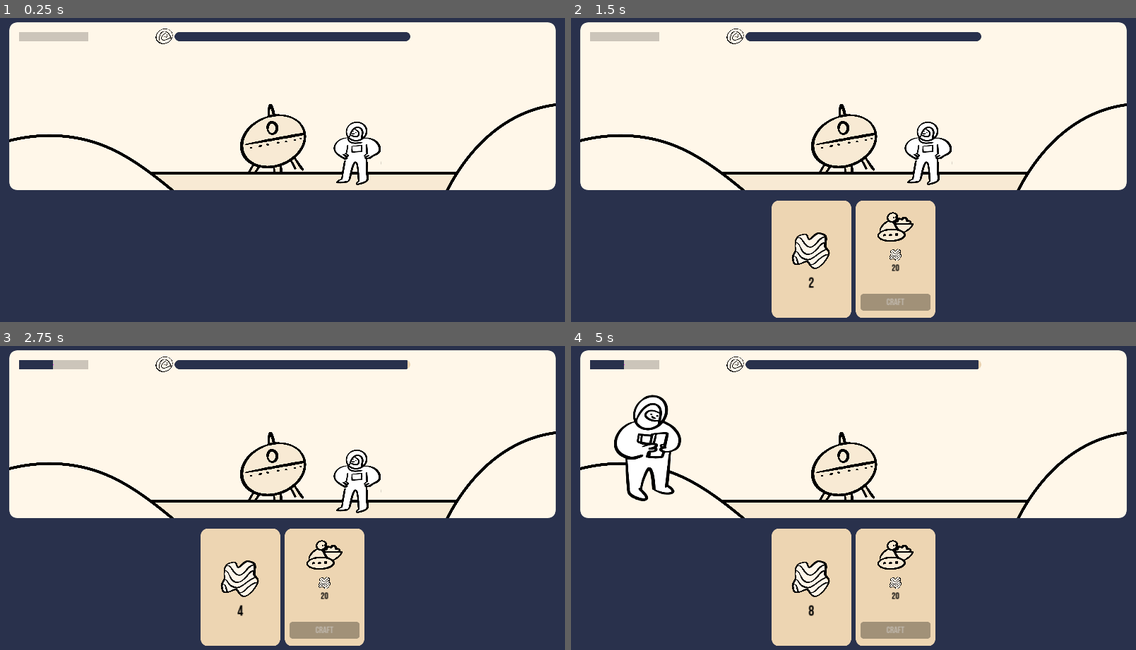
Above: before the commit, frames 1-4 (two rows, left to right).
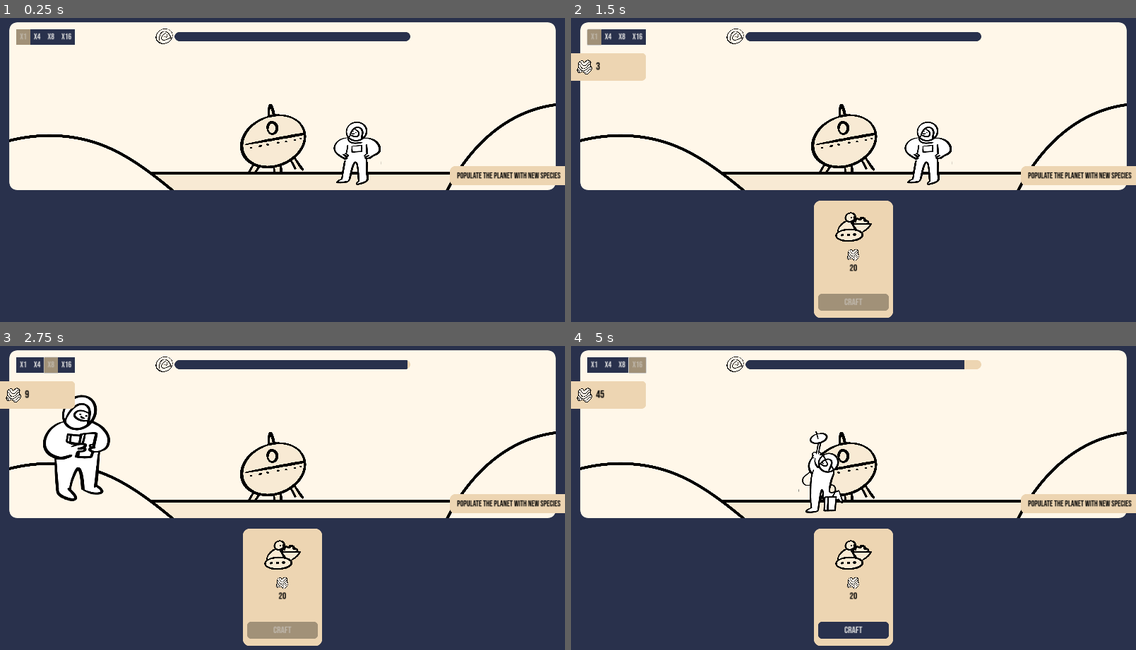
Above: after the commit, the same moments.

Repository: OIIOIIOI/gwj-77
Game: Godot game, scene res://scenes/main/main.tscn
Two runs of this game, one before a commit and one after it. Both use one fixed random seed, a clock stepped at 60 frames per second and the inputs below.
Inputs (mouse positions are in pixels of both pictures, inside the frame that each line leads up to):
- Up to frame 1 (0.25 s): no input
- Up to frame 2 (1.5 s): click (610, 36) at 0.5 s, where only the run after the commit has a clickable "x4"; click (593, 36) at 1.25 s, where only the run after the commit has a clickable "x1"
- Up to frame 3 (2.75 s): click (50, 364) at 2 s, where only the run after the commit has a clickable "x8"
- Up to frame 4 (5 s): click (638, 364) at 2.75 s, where only the run after the commit has a clickable "x16"; tap Enter at 3.5 s; move the mouse to (977, 482) at 3.52 s; hold Up (ui_up) 3.53-4.25 s; tap O at 3.6 s; click (977, 482) at 3.67 s; drag from (740, 516) to (825, 561) at 4.27 s

The runs differ from the first frame. In frame 1, 1.9% of the frame differs, in the area x 2-100%, y 3-55%; in frame 2, 10%; in frame 3, 12%; in frame 4, 12%, in the area x 0-100%, y 3-99%.

Commit message:
new resource tabs, time scale buttons, building sprite

Diff:
--- a/assets/ui/theme.tres
+++ b/assets/ui/theme.tres
@@ -105,6 +105,41 @@
 [sub_resource type="StyleBoxFlat" id="StyleBoxFlat_mphmr"]
 bg_color = Color(1, 1, 1, 1)
 
+[sub_resource type="StyleBoxFlat" id="StyleBoxFlat_oxr6d"]
+content_margin_left = 12.0
+content_margin_top = 8.0
+content_margin_right = 12.0
+content_margin_bottom = 8.0
+bg_color = Color(0.631373, 0.568627, 0.470588, 1)
+
+[sub_resource type="StyleBoxFlat" id="StyleBoxFlat_a4nmv"]
+content_margin_left = 12.0
+content_margin_top = 8.0
+content_margin_right = 12.0
+content_margin_bottom = 8.0
+bg_color = Color(0.215686, 0.258824, 0.4, 1)
+
+[sub_resource type="StyleBoxFlat" id="StyleBoxFlat_itcxv"]
+content_margin_left = 12.0
+content_margin_top = 8.0
+content_margin_right = 12.0
+content_margin_bottom = 8.0
+bg_color = Color(0.109804, 0.129412, 0.2, 1)
+
+[sub_resource type="StyleBoxFlat" id="StyleBoxFlat_fm0ib"]
+content_margin_left = 12.0
+content_margin_top = 8.0
+content_margin_right = 12.0
+content_margin_bottom = 8.0
+bg_color = Color(0.160784, 0.192157, 0.298039, 1)
+
+[sub_resource type="StyleBoxFlat" id="StyleBoxFlat_yme11"]
+content_margin_left = 12.0
+content_margin_top = 8.0
+content_margin_right = 12.0
+content_margin_bottom = 8.0
+bg_color = Color(0.109804, 0.129412, 0.2, 1)
+
 [resource]
 default_font = ExtResource("1_0qpq7")
 default_font_size = 32
@@ -129,3 +164,10 @@
 ProgressBar/styles/background = SubResource("StyleBoxFlat_7tggf")
 ProgressBar/styles/fill = SubResource("StyleBoxFlat_mphmr")
 RichTextLabel/colors/default_color = Color(0, 0, 0, 1)
+SmallButton/base_type = &"Button"
+SmallButton/font_sizes/font_size = 28
+SmallButton/styles/disabled = SubResource("StyleBoxFlat_oxr6d")
+SmallButton/styles/hover = SubResource("StyleBoxFlat_a4nmv")
+SmallButton/styles/hover_pressed = SubResource("StyleBoxFlat_itcxv")
+SmallButton/styles/normal = SubResource("StyleBoxFlat_fm0ib")
+SmallButton/styles/pressed = SubResource("StyleBoxFlat_yme11")
--- a/resources/modules/dna_splicer.tres
+++ b/resources/modules/dna_splicer.tres
@@ -1,6 +1,7 @@
-[gd_resource type="Resource" script_class="ModuleData" load_steps=15 format=3 uid="uid://j4jfpjjx8ttl"]
+[gd_resource type="Resource" script_class="ModuleData" load_steps=16 format=3 uid="uid://j4jfpjjx8ttl"]
 
 [ext_resource type="Script" path="res://resources/recipes/module_production.gd" id="1_4pkud"]
+[ext_resource type="Texture2D" uid="uid://64u1ddihdefs" path="res://assets/icons/dna_splicer.png" id="2_so05i"]
 [ext_resource type="Script" path="res://resources/recipes/recipe.gd" id="2_stott"]
 [ext_resource type="Resource" uid="uid://xcrnr582vi1u" path="res://resources/recipes/produce_species_aaa.tres" id="3_27jks"]
 [ext_resource type="Script" path="res://resources/modules/module.gd" id="3_ayj5o"]
@@ -19,6 +20,7 @@
 script = ExtResource("3_ayj5o")
 name = "DNA Splicer"
 scene = ExtResource("3_yxla3")
+icon = ExtResource("2_so05i")
 available_from_start = false
 upgradable = false
 default_production = Array[ExtResource("1_4pkud")]([])
--- a/scenes/TESTS/test_ui.gd
+++ /dev/null
@@ -1,14 +0,0 @@
-extends CanvasLayer
-
-
-@onready var h_slider: HSlider = $MarginContainer/HSlider
-
-
-func _ready() -> void:
-	on_slider_value_changed(h_slider.value)
-
-	h_slider.value_changed.connect(on_slider_value_changed)
-
-
-func on_slider_value_changed(value: float) -> void:
-	Engine.time_scale = h_slider.value
--- a/scenes/TESTS/test_ui.tscn
+++ /dev/null
@@ -1,23 +0,0 @@
-[gd_scene load_steps=3 format=3 uid="uid://chyubqsufarwa"]
-
-[ext_resource type="Script" path="res://scenes/TESTS/test_ui.gd" id="1_f7umh"]
-[ext_resource type="Theme" uid="uid://jil4di7vynr5" path="res://assets/ui/theme.tres" id="2_n2vl6"]
-
-[node name="ResourcesUI" type="CanvasLayer"]
-script = ExtResource("1_f7umh")
-
-[node name="MarginContainer" type="MarginContainer" parent="."]
-custom_minimum_size = Vector2(300, 100)
-offset_right = 300.0
-offset_bottom = 100.0
-theme = ExtResource("2_n2vl6")
-theme_override_constants/margin_left = 64
-theme_override_constants/margin_top = 64
-theme_override_constants/margin_right = 0
-theme_override_constants/margin_bottom = 0
-
-[node name="HSlider" type="HSlider" parent="MarginContainer"]
-layout_mode = 2
-min_value = 1.0
-max_value = 3.0
-value = 1.0
--- a/scenes/main/main.tscn
+++ b/scenes/main/main.tscn
@@ -1,14 +1,16 @@
-[gd_scene load_steps=11 format=3 uid="uid://b4qox24w13h87"]
+[gd_scene load_steps=13 format=3 uid="uid://b4qox24w13h87"]
 
 [ext_resource type="Script" path="res://scenes/main/main.gd" id="1_trb2y"]
-[ext_resource type="PackedScene" uid="uid://chyubqsufarwa" path="res://scenes/TESTS/test_ui.tscn" id="2_63hjy"]
 [ext_resource type="Texture2D" uid="uid://dd847hd74ak80" path="res://assets/misc/hills.png" id="3_qhw5a"]
 [ext_resource type="Texture2D" uid="uid://by4wt4sme5aqx" path="res://assets/ui/rect_50x50.png" id="4_l3akm"]
 [ext_resource type="PackedScene" uid="uid://rew64mf6uycr" path="res://scenes/ui/health_bar/health_bar.tscn" id="6_4sro1"]
 [ext_resource type="Theme" uid="uid://jil4di7vynr5" path="res://assets/ui/theme.tres" id="6_448d0"]
 [ext_resource type="PackedScene" uid="uid://bejwlo812r714" path="res://scenes/biologist/biologist.tscn" id="7_4vkud"]
 [ext_resource type="PackedScene" uid="uid://cy4xsq0b27oqo" path="res://scenes/ui/cards/cards_container.tscn" id="8_3ex6m"]
+[ext_resource type="Script" path="res://scenes/ui/resource_tab/resource_tabs_container.gd" id="9_6bf6o"]
+[ext_resource type="PackedScene" uid="uid://gep7ajcfthfc" path="res://scenes/ui/time_scale_button.tscn" id="9_av7w5"]
 [ext_resource type="Texture2D" uid="uid://caxj0ype111he" path="res://assets/ui/scene_mask.png" id="9_vab28"]
+[ext_resource type="PackedScene" uid="uid://k23hcelpn6gy" path="res://scenes/ui/success_tab/success_tab.tscn" id="11_ii8k5"]
 
 [sub_resource type="PlaceholderTexture2D" id="PlaceholderTexture2D_6h5n2"]
 size = Vector2(1920, 10)
@@ -56,7 +58,7 @@
 mouse_filter = 2
 texture = ExtResource("9_vab28")
 
-[node name="MarginContainer" type="MarginContainer" parent="UI"]
+[node name="HealthContainer" type="MarginContainer" parent="UI"]
 anchors_preset = 15
 anchor_right = 1.0
 anchor_bottom = 1.0
@@ -68,12 +70,12 @@
 theme_override_constants/margin_right = 32
 theme_override_constants/margin_bottom = 32
 
-[node name="HealthBar" parent="UI/MarginContainer" instance=ExtResource("6_4sro1")]
+[node name="HealthBar" parent="UI/HealthContainer" instance=ExtResource("6_4sro1")]
 layout_mode = 2
 size_flags_horizontal = 4
 size_flags_vertical = 0
 
-[node name="MarginContainer2" type="MarginContainer" parent="UI"]
+[node name="BottomContainer" type="MarginContainer" parent="UI"]
 anchors_preset = 12
 anchor_top = 1.0
 anchor_right = 1.0
@@ -86,15 +88,79 @@
 theme_override_constants/margin_right = 0
 theme_override_constants/margin_bottom = 32
 
-[node name="ScrollContainer" type="ScrollContainer" parent="UI/MarginContainer2"]
+[node name="ScrollContainer" type="ScrollContainer" parent="UI/BottomContainer"]
 custom_minimum_size = Vector2(1920, 410)
 layout_mode = 2
 size_flags_horizontal = 4
 size_flags_vertical = 8
 vertical_scroll_mode = 0
 
-[node name="CardsContainer" parent="UI/MarginContainer2/ScrollContainer" node_paths=PackedStringArray("scroll_parent") instance=ExtResource("8_3ex6m")]
+[node name="CardsContainer" parent="UI/BottomContainer/ScrollContainer" node_paths=PackedStringArray("scroll_parent") instance=ExtResource("8_3ex6m")]
 layout_mode = 2
 scroll_parent = NodePath("..")
 
-[node name="Debug" parent="." instance=ExtResource("2_63hjy")]
+[node name="TabsContainer" type="MarginContainer" parent="UI"]
+offset_right = 40.0
+offset_bottom = 40.0
+theme = ExtResource("6_448d0")
+theme_override_constants/margin_left = -16
+theme_override_constants/margin_top = 0
+
+[node name="VBoxContainer" type="VBoxContainer" parent="UI/TabsContainer"]
+layout_mode = 2
+
+[node name="MarginContainer" type="MarginContainer" parent="UI/TabsContainer/VBoxContainer"]
+layout_mode = 2
+theme_override_constants/margin_left = 72
+theme_override_constants/margin_top = 56
+theme_override_constants/margin_right = 0
+theme_override_constants/margin_bottom = 24
+
+[node name="HBoxContainer" type="HBoxContainer" parent="UI/TabsContainer/VBoxContainer/MarginContainer"]
+layout_mode = 2
+theme_override_constants/separation = 0
+
+[node name="Button" parent="UI/TabsContainer/VBoxContainer/MarginContainer/HBoxContainer" groups=["time_scale_buttons"] instance=ExtResource("9_av7w5")]
+layout_mode = 2
+disabled = true
+text = "x0"
+
+[node name="Button2" parent="UI/TabsContainer/VBoxContainer/MarginContainer/HBoxContainer" groups=["time_scale_buttons"] instance=ExtResource("9_av7w5")]
+layout_mode = 2
+text = "x0"
+time_scale = 4.0
+
+[node name="Button3" parent="UI/TabsContainer/VBoxContainer/MarginContainer/HBoxContainer" groups=["time_scale_buttons"] instance=ExtResource("9_av7w5")]
+layout_mode = 2
+text = "x0"
+time_scale = 8.0
+
+[node name="Button4" parent="UI/TabsContainer/VBoxContainer/MarginContainer/HBoxContainer" groups=["time_scale_buttons"] instance=ExtResource("9_av7w5")]
+layout_mode = 2
+text = "x0"
+time_scale = 16.0
+
+[node name="ResourceTabsContainer" type="VBoxContainer" parent="UI/TabsContainer/VBoxContainer"]
+layout_mode = 2
+theme_override_constants/separation = 8
+script = ExtResource("9_6bf6o")
+
+[node name="MarginContainer" type="MarginContainer" parent="UI"]
+custom_minimum_size = Vector2(1200, 602)
+anchors_preset = 1
+anchor_left = 1.0
+anchor_right = 1.0
+offset_left = -40.0
+offset_bottom = 40.0
+grow_horizontal = 0
+theme_override_constants/margin_left = 0
+theme_override_constants/margin_top = 64
+theme_override_constants/margin_right = -16
+theme_override_constants/margin_bottom = 16
+
+[node name="VBoxContainer" type="VBoxContainer" parent="UI/MarginContainer"]
+layout_mode = 2
+alignment = 2
+
+[node name="SuccessTab" parent="UI/MarginContainer/VBoxContainer" instance=ExtResource("11_ii8k5")]
+layout_mode = 2
--- a/scenes/modules/dna_splicer/dna_splicer.tscn
+++ b/scenes/modules/dna_splicer/dna_splicer.tscn
@@ -1,17 +1,15 @@
 [gd_scene load_steps=3 format=3 uid="uid://cxeonessghck0"]
 
 [ext_resource type="Script" path="res://scenes/modules/dna_splicer/dna_splicer.gd" id="1_424w2"]
-
-[sub_resource type="PlaceholderTexture2D" id="PlaceholderTexture2D_qlbgp"]
-size = Vector2(360, 500)
+[ext_resource type="Texture2D" uid="uid://d3xt3mmvt8mjn" path="res://assets/modules/dna_splicer.png" id="2_dwrsj"]
 
 [node name="DNASplicer" type="Node2D"]
 script = ExtResource("1_424w2")
 
 [node name="Sprite2D" type="Sprite2D" parent="."]
-position = Vector2(-445, -125)
+position = Vector2(-445, -104)
 scale = Vector2(0.5, 0.5)
-texture = SubResource("PlaceholderTexture2D_qlbgp")
+texture = ExtResource("2_dwrsj")
 
 [node name="CoreMarker" type="Marker2D" parent="."]
 unique_name_in_owner = true
--- a/scenes/ui/cards/cards_container.gd
+++ b/scenes/ui/cards/cards_container.gd
@@ -2,28 +2,28 @@
 extends HBoxContainer
 
 
-const SCENE_RESOURCE_CARD = preload("res://scenes/ui/cards/resource_card.tscn")
+#const SCENE_RESOURCE_CARD = preload("res://scenes/ui/cards/resource_card.tscn")
 const SCENE_RECIPE_CARD = preload("res://scenes/ui/cards/recipe_card.tscn")
-const BASIC_RESOURCE_HEALTH = preload("res://resources/basic_resources/basic_resource_health.tres")
+#const BASIC_RESOURCE_HEALTH = preload("res://resources/basic_resources/basic_resource_health.tres")
 
 
 @export var scroll_parent: ScrollContainer
 
 
 func _ready() -> void:
-	GameEvents.new_game_resource_updated.connect(on_new_game_resource_updated)
+	#GameEvents.new_game_resource_updated.connect(on_new_game_resource_updated)
 	GameEvents.recipe_unlocked.connect(on_recipe_unlocked)
 
 
-func on_new_game_resource_updated(resource: GameResourceData, _new_quantity: int) -> void:
-	if !resource is BasicResourceData || resource == BASIC_RESOURCE_HEALTH:
-		return
-
-	var card = SCENE_RESOURCE_CARD.instantiate() as ResourceCard
-	add_child(card)
-	card.set_target_resource(resource)
-
-	sort_cards()
+#func on_new_game_resource_updated(resource: GameResourceData, _new_quantity: int) -> void:
+	#if !resource is BasicResourceData || resource == BASIC_RESOURCE_HEALTH:
+		#return
+#
+	#var card = SCENE_RESOURCE_CARD.instantiate() as ResourceCard
+	#add_child(card)
+	#card.set_target_resource(resource)
+#
+	#sort_cards()
 
 
 func on_recipe_unlocked(recipe: RecipeData, source: Module) -> void:
@@ -49,9 +49,9 @@
 	var buildings = []
 
 	for child in get_children():
-		if child is ResourceCard:
-			basic.append(child)
-		elif child is RecipeCard:
+		#if child is ResourceCard:
+			#basic.append(child)
+		if child is RecipeCard:
 			var result = child.get_recipe_result()
 			if result is BasicResourceData:
 				basic.append(child)
--- /dev/null
+++ b/scenes/ui/resource_tab/resource_tab.gd
@@ -0,0 +1,34 @@
+class_name ResourceTab
+extends PanelContainer
+
+
+const ICON_TAG := "[img=64x64]{icon_path}[/img] "
+
+
+var target_resource: GameResourceData
+
+
+@onready var label: RichTextLabel = %RichTextLabel
+
+
+func _ready() -> void:
+	GameEvents.game_resource_updated.connect(on_game_resource_updated)
+
+
+func set_target_resource(resource: GameResourceData) -> void:
+	target_resource = resource
+	update_ui()
+
+
+func on_game_resource_updated(resource: GameResourceData, _new_quantity: int) -> void:
+	if resource == target_resource:
+		update_ui()
+
+
+func update_ui() -> void:
+	if target_resource.icon:
+		label.text = ICON_TAG.format({
+			"icon_path": target_resource.icon.resource_path
+		})
+
+	label.text += str(Inventory.get_resource_quantity(target_resource))
--- /dev/null
+++ b/scenes/ui/resource_tab/resource_tab.tscn
@@ -0,0 +1,34 @@
+[gd_scene load_steps=5 format=3 uid="uid://dn84hd24yx28q"]
+
+[ext_resource type="Theme" uid="uid://jil4di7vynr5" path="res://assets/ui/theme.tres" id="1_hod43"]
+[ext_resource type="Texture2D" uid="uid://8ty5is256cm7" path="res://assets/ui/rounded_rect_45x45x15.png" id="1_ywr2w"]
+[ext_resource type="Script" path="res://scenes/ui/resource_tab/resource_tab.gd" id="2_pftsh"]
+
+[sub_resource type="StyleBoxTexture" id="StyleBoxTexture_76lyd"]
+texture = ExtResource("1_ywr2w")
+texture_margin_left = 15.0
+texture_margin_top = 15.0
+texture_margin_right = 15.0
+texture_margin_bottom = 15.0
+modulate_color = Color(0.929412, 0.835294, 0.698039, 1)
+
+[node name="ResourceTab" type="PanelContainer"]
+custom_minimum_size = Vector2(100, 80)
+theme = ExtResource("1_hod43")
+theme_override_styles/panel = SubResource("StyleBoxTexture_76lyd")
+script = ExtResource("2_pftsh")
+
+[node name="MarginContainer" type="MarginContainer" parent="."]
+layout_mode = 2
+theme_override_constants/margin_left = 16
+theme_override_constants/margin_top = 0
+theme_override_constants/margin_right = 8
+theme_override_constants/margin_bottom = 0
+
+[node name="RichTextLabel" type="RichTextLabel" parent="MarginContainer"]
+unique_name_in_owner = true
+layout_mode = 2
+theme_override_font_sizes/normal_font_size = 36
+bbcode_enabled = true
+fit_content = true
+autowrap_mode = 0
--- /dev/null
+++ b/scenes/ui/resource_tab/resource_tabs_container.gd
@@ -0,0 +1,18 @@
+extends VBoxContainer
+
+
+const SCENE_RESOURCE_TAB = preload("res://scenes/ui/resource_tab/resource_tab.tscn")
+const BASIC_RESOURCE_HEALTH = preload("res://resources/basic_resources/basic_resource_health.tres")
+
+
+func _ready() -> void:
+	GameEvents.new_game_resource_updated.connect(on_new_game_resource_updated)
+
+
+func on_new_game_resource_updated(resource: GameResourceData, _new_quantity: int) -> void:
+	if !resource is BasicResourceData || resource == BASIC_RESOURCE_HEALTH:
+		return
+
+	var tab = SCENE_RESOURCE_TAB.instantiate() as ResourceTab
+	add_child(tab)
+	tab.set_target_resource(resource)
--- /dev/null
+++ b/scenes/ui/success_tab/success_tab.gd
@@ -0,0 +1,34 @@
+class_name SuccessTab
+extends PanelContainer
+
+
+const ICON_TAG := "[img=64x64]{icon_path}[/img] "
+
+
+var target_resource: GameResourceData
+
+
+@onready var label: RichTextLabel = %RichTextLabel
+
+
+func _ready() -> void:
+	GameEvents.game_resource_updated.connect(on_game_resource_updated)
+
+
+func set_target_resource(resource: GameResourceData) -> void:
+	target_resource = resource
+	update_ui()
+
+
+func on_game_resource_updated(resource: GameResourceData, _new_quantity: int) -> void:
+	if resource == target_resource:
+		update_ui()
+
+
+func update_ui() -> void:
+	if target_resource.icon:
+		label.text = ICON_TAG.format({
+			"icon_path": target_resource.icon.resource_path
+		})
+
+	label.text += str(Inventory.get_resource_quantity(target_resource))
--- /dev/null
+++ b/scenes/ui/success_tab/success_tab.tscn
@@ -0,0 +1,47 @@
+[gd_scene load_steps=5 format=3 uid="uid://k23hcelpn6gy"]
+
+[ext_resource type="Theme" uid="uid://jil4di7vynr5" path="res://assets/ui/theme.tres" id="1_b7scs"]
+[ext_resource type="Texture2D" uid="uid://8ty5is256cm7" path="res://assets/ui/rounded_rect_45x45x15.png" id="2_l4mx0"]
+[ext_resource type="Script" path="res://scenes/ui/success_tab/success_tab.gd" id="3_p20d3"]
+
+[sub_resource type="StyleBoxTexture" id="StyleBoxTexture_u4cnh"]
+texture = ExtResource("2_l4mx0")
+texture_margin_left = 15.0
+texture_margin_top = 15.0
+texture_margin_right = 15.0
+texture_margin_bottom = 15.0
+modulate_color = Color(0.929412, 0.835294, 0.698039, 1)
+
+[node name="SuccessTab" type="PanelContainer"]
+custom_minimum_size = Vector2(100, 32)
+anchors_preset = 1
+anchor_left = 1.0
+anchor_right = 1.0
+offset_left = -355.0
+offset_bottom = 58.0
+grow_horizontal = 0
+size_flags_horizontal = 8
+size_flags_vertical = 4
+theme = ExtResource("1_b7scs")
+theme_override_styles/panel = SubResource("StyleBoxTexture_u4cnh")
+script = ExtResource("3_p20d3")
+
+[node name="MarginContainer" type="MarginContainer" parent="."]
+layout_mode = 2
+size_flags_vertical = 4
+theme_override_constants/margin_left = 8
+theme_override_constants/margin_top = 0
+theme_override_constants/margin_right = 16
+theme_override_constants/margin_bottom = -2
+
+[node name="RichTextLabel" type="RichTextLabel" parent="MarginContainer"]
+unique_name_in_owner = true
+layout_mode = 2
+size_flags_horizontal = 8
+size_flags_vertical = 4
+theme_override_font_sizes/normal_font_size = 28
+bbcode_enabled = true
+text = "Populate the planet with new species"
+fit_content = true
+scroll_active = false
+autowrap_mode = 0
--- /dev/null
+++ b/scenes/ui/time_scale_button.gd
@@ -0,0 +1,16 @@
+extends Button
+
+
+@export var time_scale := 1.0
+
+
+func _ready() -> void:
+	text = "x" + str(time_scale)
+	pressed.connect(on_pressed)
+
+
+func on_pressed() -> void:
+	Engine.time_scale = time_scale
+	for button in get_tree().get_nodes_in_group(&"time_scale_buttons"):
+		(button as Button).disabled = false
+	disabled = true
--- /dev/null
+++ b/scenes/ui/time_scale_button.tscn
@@ -0,0 +1,11 @@
+[gd_scene load_steps=3 format=3 uid="uid://gep7ajcfthfc"]
+
+[ext_resource type="Theme" uid="uid://jil4di7vynr5" path="res://assets/ui/theme.tres" id="1_8l3vq"]
+[ext_resource type="Script" path="res://scenes/ui/time_scale_button.gd" id="2_e1hsk"]
+
+[node name="Button" type="Button"]
+theme = ExtResource("1_8l3vq")
+theme_type_variation = &"SmallButton"
+text = "x1
+"
+script = ExtResource("2_e1hsk")
Binary file added: assets/icons/dna_splicer.png
Not shown, added: assets/icons/dna_splicer.png.import
Binary file added: assets/modules/dna_splicer.png
Not shown, added: assets/modules/dna_splicer.png.import
Not shown: 1 places in assets/ui/theme.tres that only renumber resources
